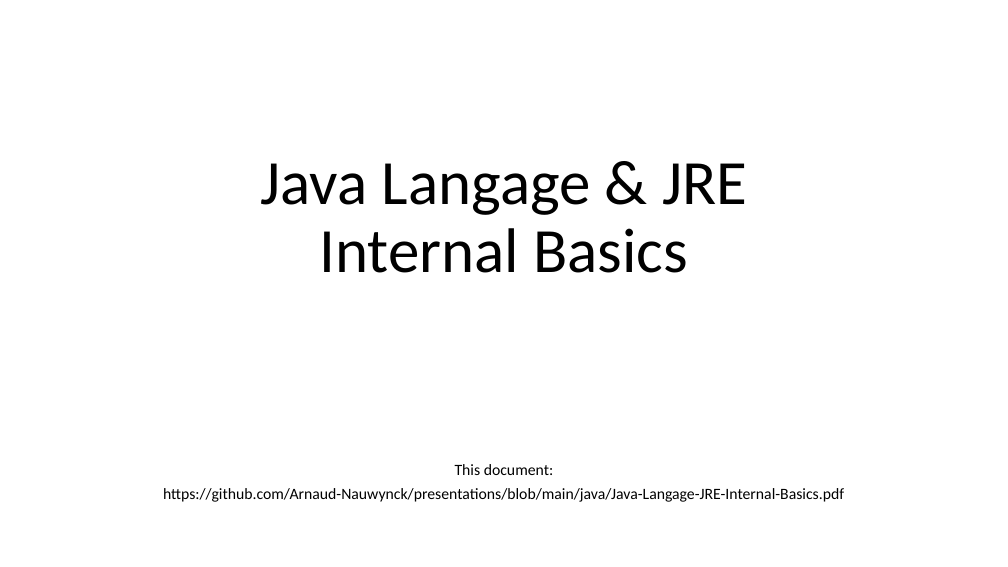
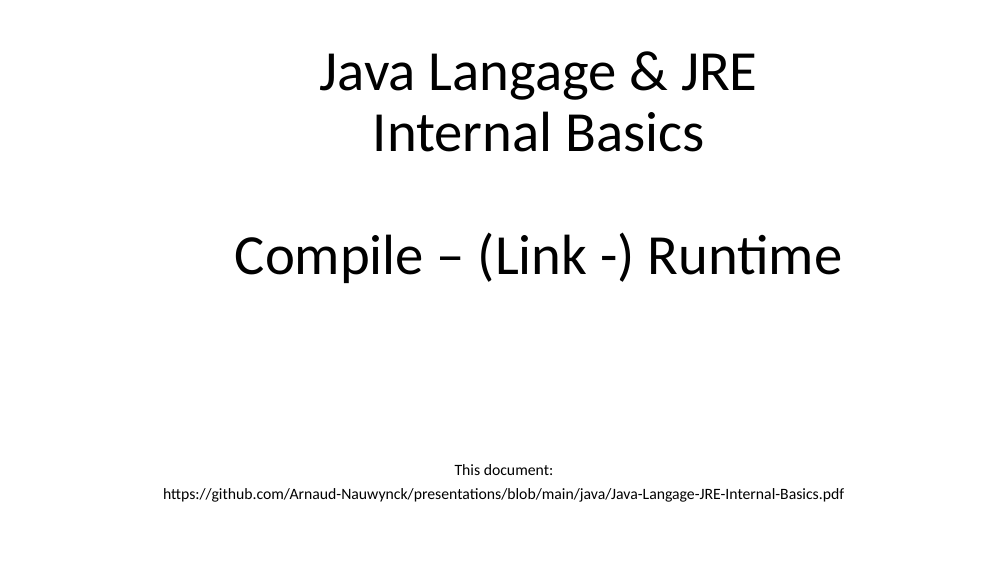
Before and after one commit to Arnaud-Nauwynck/presentations, a slide deck: slide 1 of java/Java-Langage-JRE-Internal-Basics.pptx. Drawn at 1008x567 pixels with LibreOffice and Linux fonts; fonts in the diff are those of the drawing. Boxes give left, top, right and bottom in pixels: in the first picture for what was removed or moved away, otherwise in the second. Text is boxed around its words. In the diff, an @@ line names an element or a change of style, - is before the commit and + after.

```diff
--- a/java/Java-Langage-JRE-Internal-Basics.pptx
+++ b/java/Java-Langage-JRE-Internal-Basics.pptx
@@ title at bbox=[235, 53, 843, 283]: text changed; size 60 to 54 pt @@
-Java Langage & JRE
-Internal Basics
+Java Langage & JRE
+Internal Basics
+Compile – (Link -) Runtime
```
Also in this commit, not shown: 6 other slides changed, 16 slides added, 1 slide removed, 3 other files.
